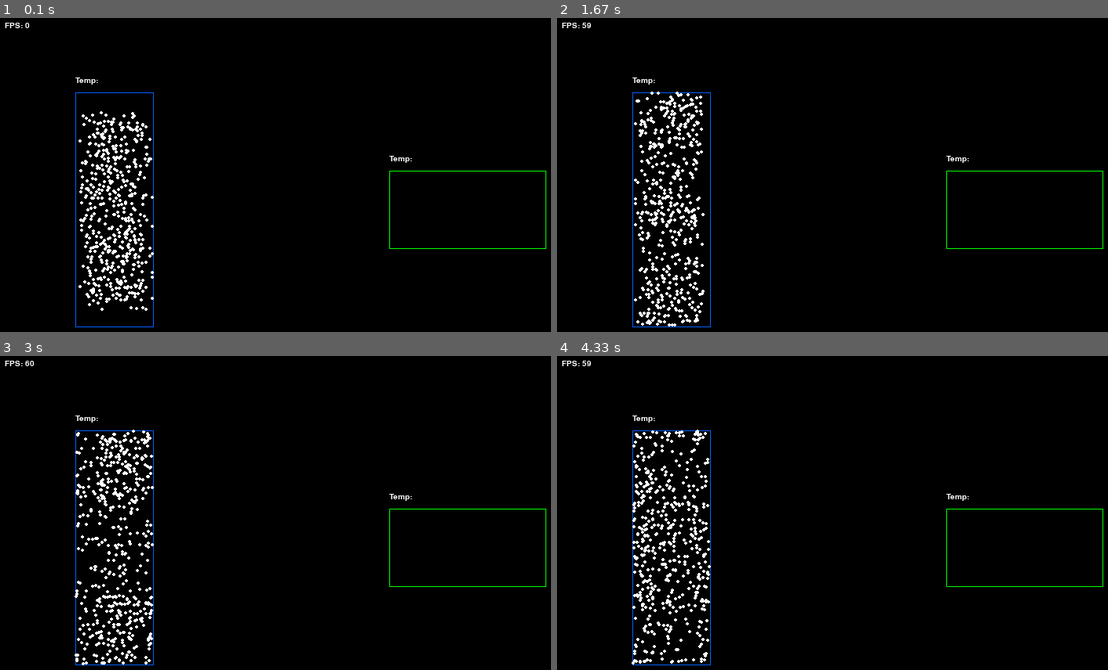
Above: before the commit, frames 1-4 (two rows, left to right).
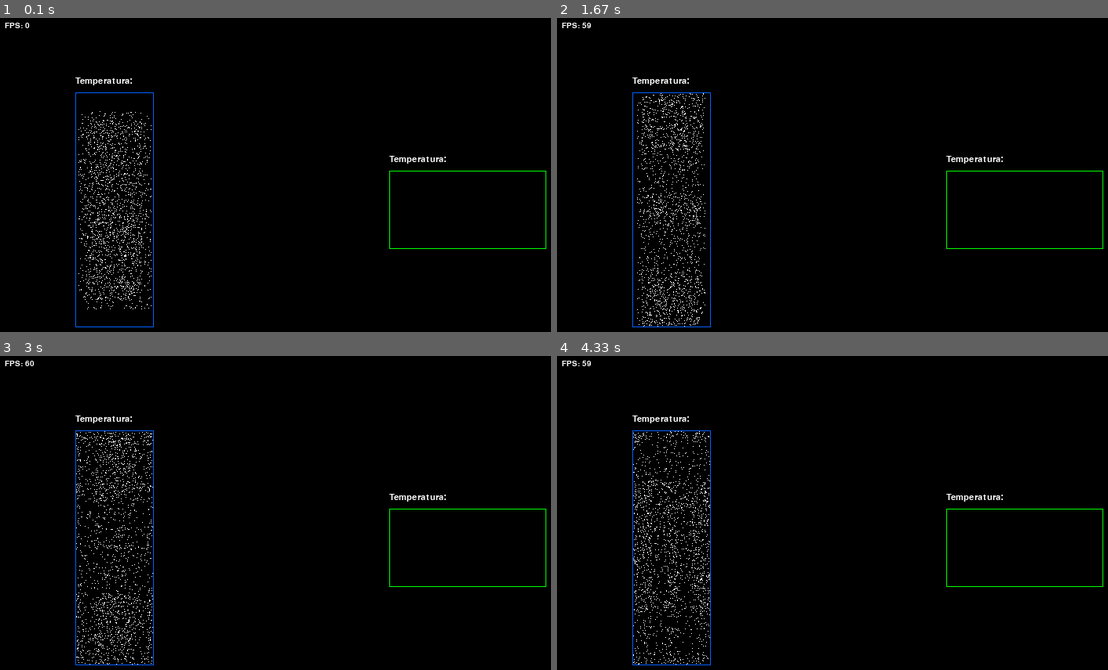
Above: after the commit, the same moments.

Repository: hdaniel-udg/atomx
Game: pygame game, started from main.py
Same seed, same stepped clock (60 frames per second), same inputs: the game is played once before the commit and once after it.
Inputs:
- Up to frame 1 (0.1 s): no input
- Up to frame 2 (1.67 s): no input
- Up to frame 3 (3 s): no input
- Up to frame 4 (4.33 s): tap Enter at 3.33, 3.67, 4 s

The runs differ from the first frame. In frame 1, 2.5% of the frame differs, in the area x 13-81%, y 18-94%; in frame 2, 2.5%; in frame 3, 2.5%; in frame 4, 2.5%, in the area x 13-81%, y 18-99%.

Commit message:
Version 1.0.3

Diff:
--- a/main.py
+++ b/main.py
@@ -5,6 +5,8 @@
 import random
 import uuid
 import math
+
+# Un pixel en la pantalla equivale a un amstrong
 
 class Box(pyg.sprite.Sprite):
     def __init__(self, name, position, dimensions, background_color):
@@ -15,15 +17,15 @@
         pyg.draw.rect(self.image, background_color, self.image.get_rect(), width=1)  # Dibujamos el borde
 
 class Molecule(pyg.sprite.Sprite):
-    def __init__(self, boxName, position, velocity, color, diametro, mass, uuid):
+    def __init__(self, boxName, position, velocity, color, length, mass, uuid):
         super().__init__()
         self.boxName = boxName
         self.uuid = uuid
         self.mass = mass
-        self.diametro = diametro
-        self.rect = pyg.Rect(position[0], position[1], diametro, diametro)
-        self.image = pyg.Surface((diametro, diametro), pyg.SRCALPHA)
-        pyg.draw.circle(self.image, color, (diametro//2, diametro//2), diametro//2)
+        self.length = length
+        self.rect = pyg.Rect(position[0], position[1], length, length)
+        self.image = pyg.Surface((length, length), pyg.SRCALPHA)
+        pyg.draw.rect(self.image, color, self.image.get_rect(), width=0)  # Dibujamos un cuadrado sólido
         self.velocity = velocity
 
     def update(self):
@@ -38,12 +40,10 @@
         # Colisión con las cajas
         for box in boxes:
             if box.name == self.boxName:
-                if not box.rect.contains(self.rect):
-                    # Si la molécula está fuera de la caja, rebotar con la caja
-                    if self.rect.left < box.rect.left or self.rect.right > box.rect.right:
-                        self.velocity[0] *= -1
-                    if self.rect.top < box.rect.top or self.rect.bottom > box.rect.bottom:
-                        self.velocity[1] *= -1
+                if self.rect.left-self.length <= box.rect.left or self.rect.right+self.length >= box.rect.right:
+                    self.velocity[0] *= -1
+                if self.rect.top-self.length <= box.rect.top or self.rect.bottom+self.length >= box.rect.bottom:
+                    self.velocity[1] *= -1
 
         self.rect.x += self.velocity[0]
         self.rect.y += self.velocity[1]
@@ -125,13 +125,11 @@
                 mass = 0
                 for atom in atoms_data:
                     if atom['name'] == molecule_data['name']:
-                        print(atom['atomicMass'])
                         mass = atom['atomicMass']
                 for molecule in molecules_data:
                     if molecule['name'] == molecule_data['name']:
-                        #print(molecule['properties']['molecularMass'])
                         mass = molecule['properties']['molecularMass']
-                molecule = Molecule(molecule_data['box'], position, [velocity_x, velocity_y], color, molecule_data['radiusPx'], mass, uuid.uuid4())
+                molecule = Molecule(molecule_data['box'], position, [velocity_x, velocity_y], color, int(molecule_data['radiusNm']//0.1) , mass, uuid.uuid4()) #int(molecule_data['radiusNm']//0.1) Calcula la relación entre el radio atomico de van der waals en las codiciones iniciales y la correspondencia de 1px -> 1 Amstrong
                 molecules.add(molecule)
                 grid.insert(molecule)
 
@@ -170,7 +168,7 @@
 
     fps_text = font.render(f"FPS: {int(clock.get_fps())}", True, (255, 255, 255))
     for box in boxes:
-        details = pyg.font.Font(None, 15).render("Temp:",True,(255,255,255))
+        details = pyg.font.Font(None, 17).render("Temperatura:",True,(255,255,255))
         Screen.blit(details, (box.rect.x, box.rect.y - 20))
     Screen.blit(fps_text, (10, 10))
 
--- a/settings/initialCondition.json
+++ b/settings/initialCondition.json
@@ -1,8 +1,8 @@
 [
     {
         "name": "Hydrogen",
-        "number": 500,
-        "radiusPx":5,
+        "number": 2000,
+        "radiusNm":0.134,
         "gridType":"random",
         "colorRGB": [255, 255, 255],
         "box": "initial"
